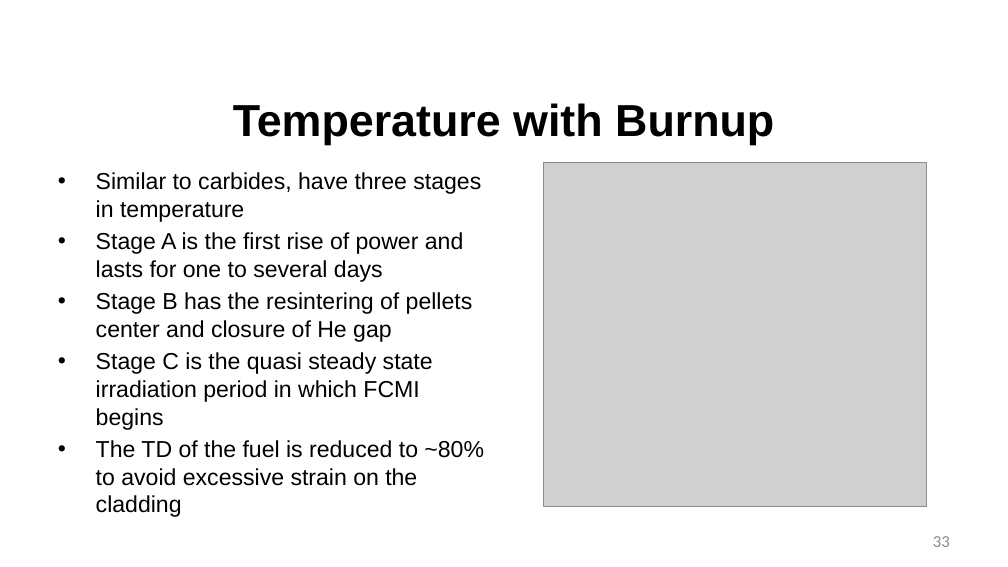
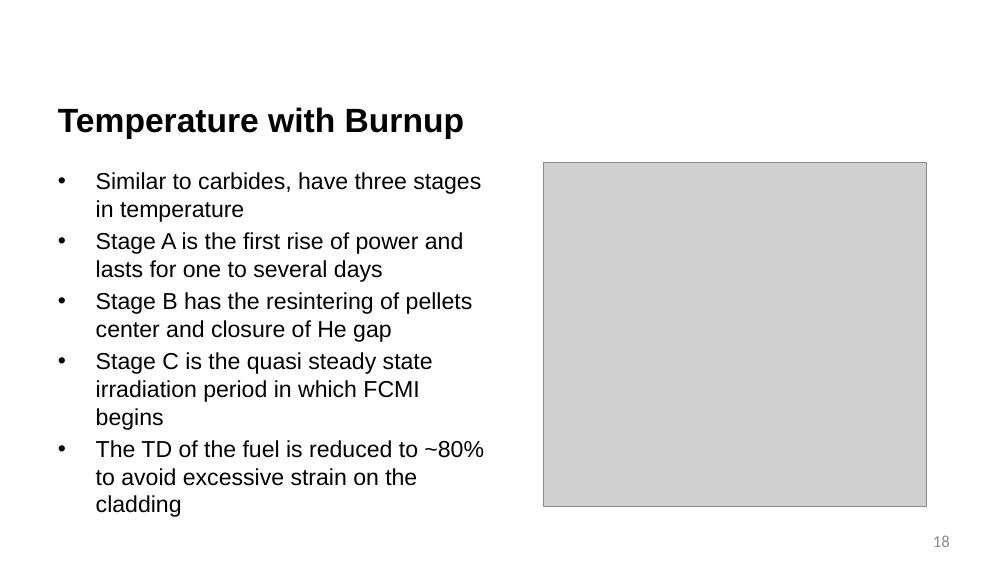
Before and after one commit to benbeeler/TEACHING, a slide deck: slide 18 of Advanced Reactor Materials/Fall2025/Lec16_carbide_nitride.pptx (slide 33 before the commit). Drawn at 1008x567 pixels with LibreOffice and Linux fonts; fonts in the diff are those of the drawing; grey boxes stand for pictures; background and template pictures are left out. Boxes give left, top, right and bottom in pixels: in the first picture for what was removed or moved away, otherwise in the second. Text is boxed around its words. In the diff, an @@ line names an element or a change of style, - is before the commit and + after.

```diff
--- a/Advanced Reactor Materials/Fall2025/Lec16_carbide_nitride.pptx
+++ b/Advanced Reactor Materials/Fall2025/Lec16_carbide_nitride.pptx
@@ title "Temperature with Burnup" at (58, 107, 464, 139): size 42.7 to 32 pt; alignment centre to left @@
@@ page number at (933, 535, 950, 547): text changed @@
-33
+18
```
Also in this commit, not shown: 16 other slides changed, 15 slides removed, 5 other files.
